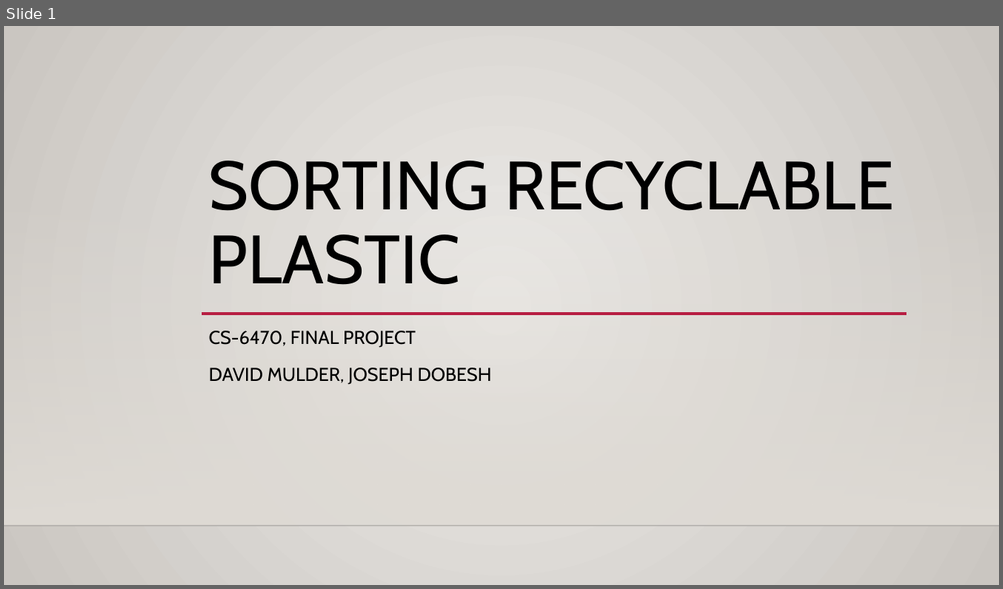
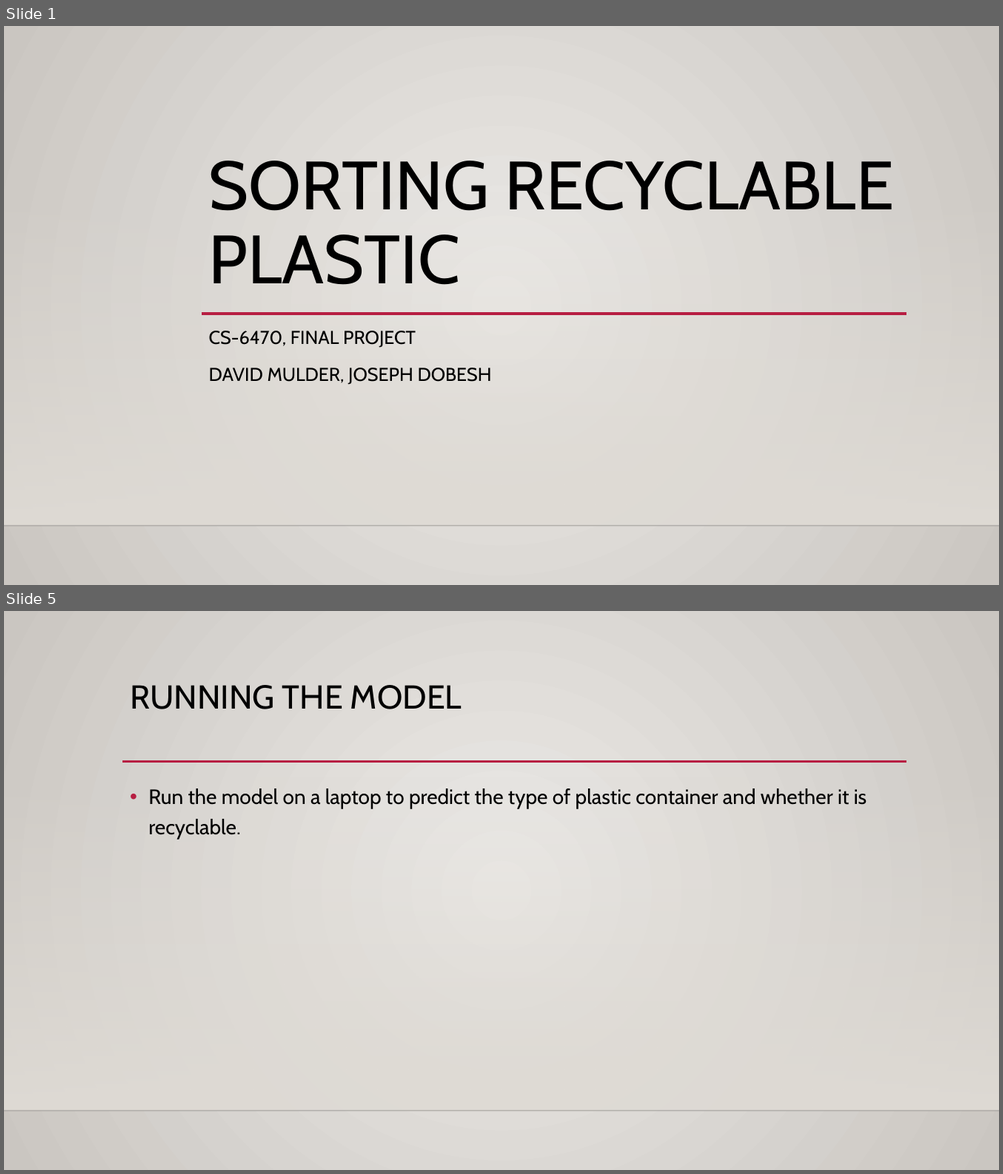
Before and after one commit to dmulder/CS6470_final, a slide deck: Final Project.pptx. Shown one above the other, each under a label of ours: slide 1 before the commit, slides 1 and 5 after it; the slides between them are not shown. The pictures are 1003x589 and 1003x1174 pixels, drawn with LibreOffice and Linux fonts; fonts in the diff are those of the drawing; background and template pictures are left out. Boxes give left, top, right and bottom in pixels: in the first picture for what was removed or moved away, otherwise in the second. Text is boxed around its words. In the diff, an @@ line names an element or a change of style, - is before the commit and + after.

```diff
--- a/Final Project.pptx
+++ b/Final Project.pptx
@@ slide 5 added at bbox=[4, 611, 999, 1170], background gradient #ECEAE7 to #CAC7C1; not listed: 2 template elements that a slide beside it also shows @@
@@ title added at bbox=[130, 685, 461, 709], 32 pt, text #000000 @@
+RUNNING THE MODEL
@@ line added from (122, 762) to (907, 762), #B71E42 2.5 pt @@
@@ text added at bbox=[148, 789, 867, 839], 20 pt, text #000000 @@
+• Run the model on a laptop to predict the type of plastic container and whether it is recyclable.
```
Also in this commit, not shown: 2 slides changed, 1 other slide added.
